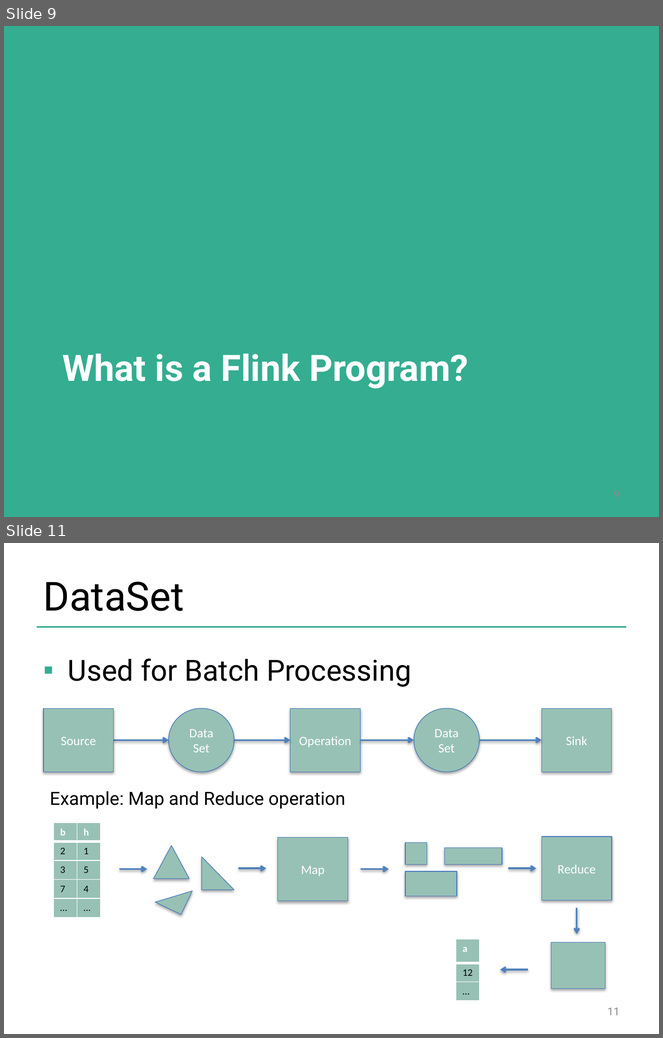
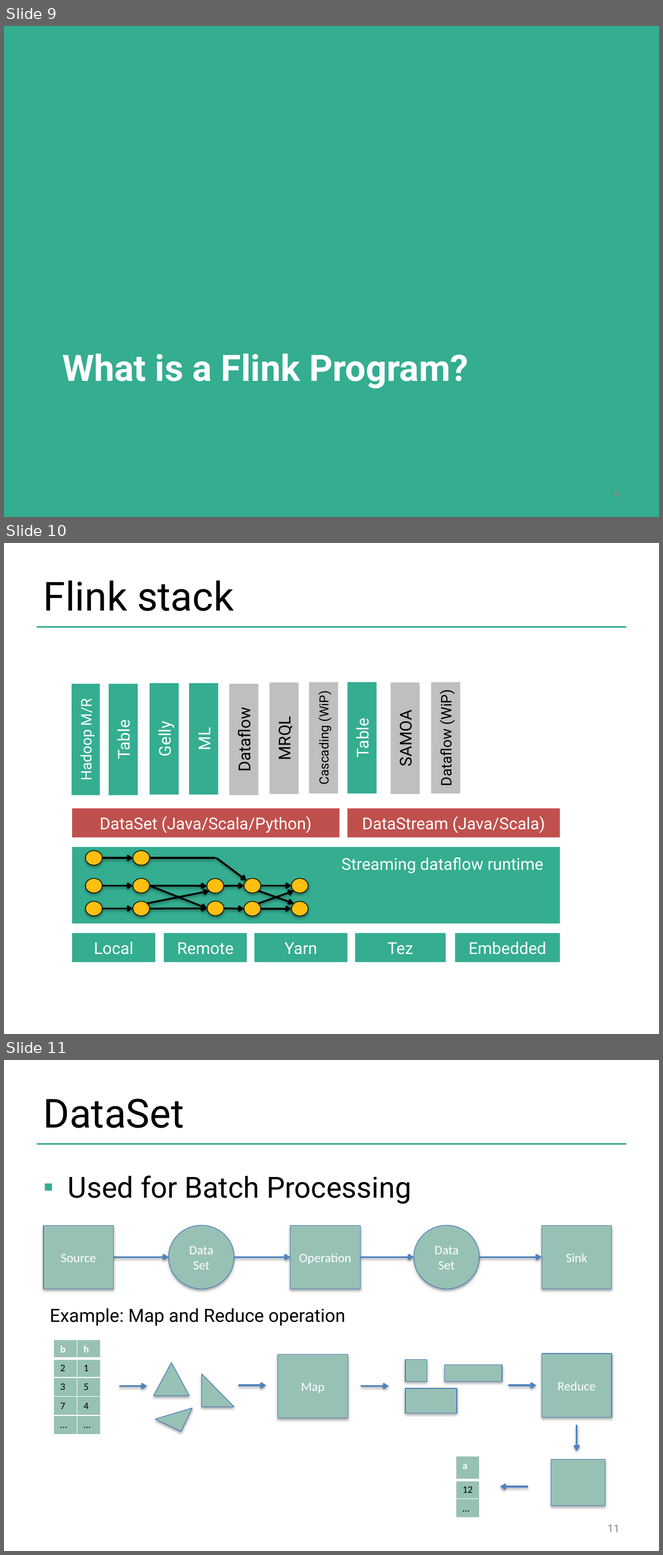
Before and after one commit to dataArtisans/flink-training-web, a slide deck: slides/flink_overview.pptx. Shown one above the other, each under a label of ours: slides 9 and 11 before the commit, slides 9, 10 and 11 after it; the slides between them are not shown. The pictures are 663x1038 and 663x1555 pixels, drawn with LibreOffice and Linux fonts; fonts in the diff are those of the drawing; background and template pictures are left out. Boxes give left, top, right and bottom in pixels: in the first picture for what was removed or moved away, otherwise in the second. Text is boxed around its words. In the diff, an @@ line names an element or a change of style, - is before the commit and + after.

```diff
--- a/slides/flink_overview.pptx
+++ b/slides/flink_overview.pptx
@@ slide 10 added at (4,543,659,1034), background #FFFFFF; not listed: 1 template element that a slide beside it also shows @@
@@ title added at (44,580,234,611), 44 pt, text #000000 @@
+Flink stack
@@ group added at (72,682,560,962): 18 rectangles, 14 arrows, 12 ellipses, 1 text, 1 line @@
+Gelly
+Table
+ML
+SAMOA
+DataSet (Java/Scala/Python)
+DataStream (Java/Scala)
+Hadoop M/R
+Local
+Remote
+Yarn
+Tez
+Embedded
+Dataflow
+Dataflow (WiP)
+MRQL
+Table
+Cascading (WiP)
+Streaming dataflow runtime
```
Also in this commit, not shown: 4 slides changed, 2 slides removed, 1 other file.
